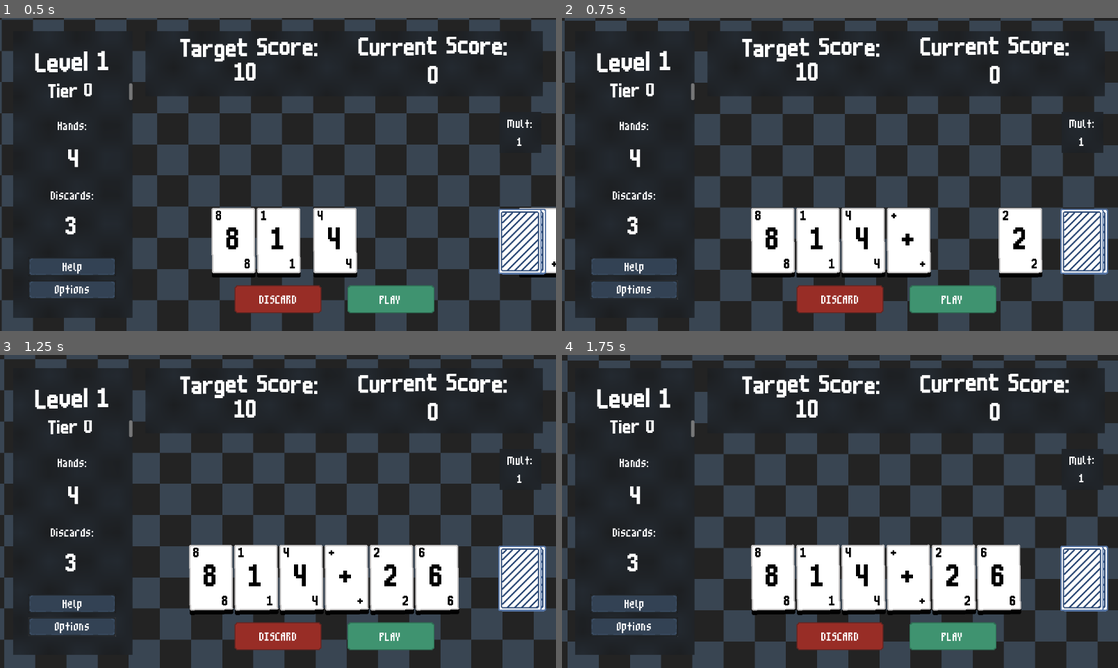
Above: before the commit, frames 1-4 (two rows, left to right).
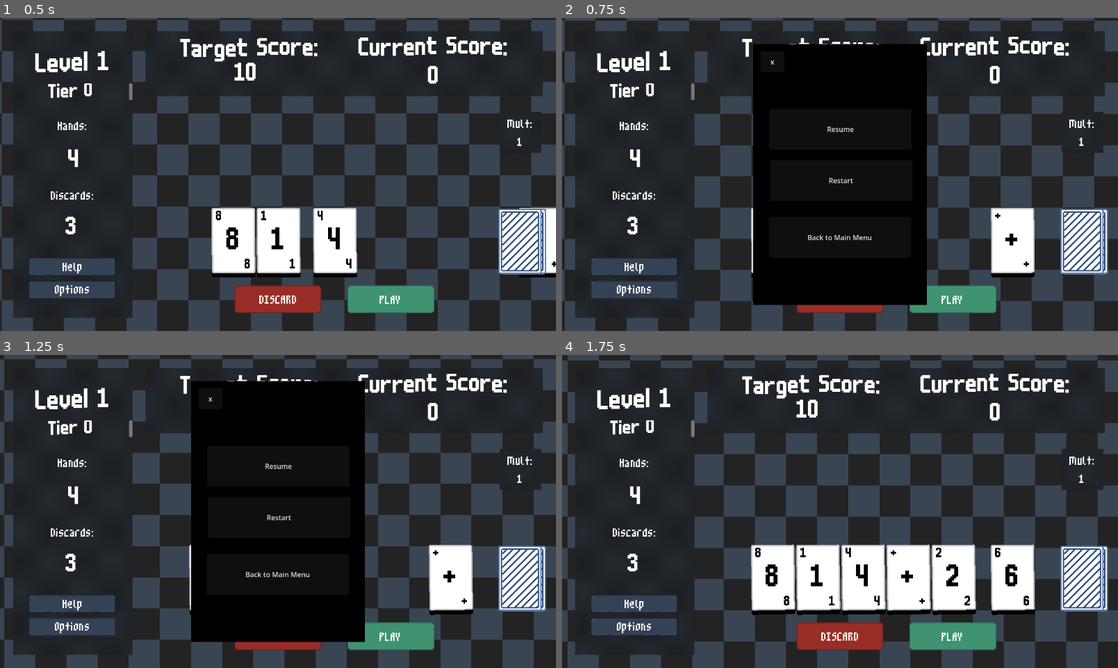
Above: after the commit, the same moments.

Repository: hd2802/stack-demon
Game: Godot game, scene res://_Scenes/LevelRunner/level_runner.tscn
Same seed, same stepped clock (60 frames per second), same inputs: the game is played once before the commit and once after it.
Inputs (mouse positions are in pixels of both pictures, inside the frame that each line leads up to):
- Up to frame 1 (0.5 s): no input
- Up to frame 2 (0.75 s): click (634, 290) at 0.5 s
- Up to frame 3 (1.25 s): no input
- Up to frame 4 (1.75 s): click (840, 467) at 1.25 s, where only the run after the commit has a clickable "Resume"

Frame 1 is identical in both runs. In frame 2, 23% of the frame differs, in the area x 8-96%, y 7-92%; in frame 3, 26%, in the area x 6-96%, y 6-92%; in frame 4, 2.1%.

Commit message:
feat: add option functionality

Diff:
--- /dev/null
+++ b/_Scenes/Options/options.tscn
@@ -0,0 +1,60 @@
+[gd_scene load_steps=2 format=3 uid="uid://3sl4bjc47fj6"]
+
+[ext_resource type="Script" uid="uid://cukuryythofha" path="res://_Scripts/Options/options.gd" id="1_8513e"]
+
+[node name="Options" type="Control"]
+process_mode = 3
+layout_mode = 3
+anchors_preset = 15
+anchor_right = 1.0
+anchor_bottom = 1.0
+grow_horizontal = 2
+grow_vertical = 2
+script = ExtResource("1_8513e")
+
+[node name="PlaceholderBackground" type="ColorRect" parent="."]
+layout_mode = 0
+offset_left = 440.0
+offset_top = 60.0
+offset_right = 840.0
+offset_bottom = 660.0
+color = Color(0, 0, 0, 1)
+
+[node name="Resume" type="Button" parent="."]
+layout_mode = 0
+offset_left = 477.0
+offset_top = 209.0
+offset_right = 805.0
+offset_bottom = 303.0
+text = "Resume"
+
+[node name="Restart" type="Button" parent="."]
+layout_mode = 0
+offset_left = 479.0
+offset_top = 327.0
+offset_right = 807.0
+offset_bottom = 421.0
+text = "Restart
+"
+
+[node name="MainMenu" type="Button" parent="."]
+layout_mode = 0
+offset_left = 476.0
+offset_top = 458.0
+offset_right = 804.0
+offset_bottom = 552.0
+text = "Back to Main Menu
+"
+
+[node name="CrossButton" type="Button" parent="."]
+layout_mode = 0
+offset_left = 457.0
+offset_top = 76.0
+offset_right = 512.0
+offset_bottom = 125.0
+text = "x"
+
+[connection signal="pressed" from="Resume" to="." method="_on_resume_pressed"]
+[connection signal="pressed" from="Restart" to="." method="_on_restart_pressed"]
+[connection signal="pressed" from="MainMenu" to="." method="_on_main_menu_pressed"]
+[connection signal="pressed" from="CrossButton" to="." method="_on_cross_button_pressed"]
--- a/_Scripts/Level/Level/level.gd
+++ b/_Scripts/Level/Level/level.gd
@@ -84,3 +84,15 @@
 		if child is Hint:
 			self.remove_child(child)
 			child.queue_free()
+
+
+func _on_options_button_pressed() -> void:
+	var options_scene = load("res://_Scenes/Options/options.tscn").instantiate()
+	self.add_child(options_scene)
+	options_scene.resume.connect(_close_options)
+
+func _close_options() -> void:
+	for child in get_children():
+		if child is Options:
+			self.remove_child(child)
+			child.queue_free()
--- /dev/null
+++ b/_Scripts/Options/options.gd
@@ -0,0 +1,25 @@
+extends Node
+class_name Options
+
+signal resume()
+
+func _ready() -> void:
+	get_tree().paused = true
+
+func _on_restart_pressed() -> void:
+	get_tree().paused = false
+	_GameManager.game_loop = true
+	get_tree().change_scene_to_file("res://_Scenes/LevelRunner/level_runner.tscn")
+
+func _on_resume_pressed() -> void:
+	get_tree().paused = false
+	resume.emit()
+
+func _on_cross_button_pressed() -> void:
+	get_tree().paused = false
+	resume.emit()
+
+func _on_main_menu_pressed() -> void:
+	get_tree().paused = false
+	_GameManager.game_loop = false
+	get_tree().change_scene_to_file("res://_Scenes/MainMenu/main_menu.tscn")
Not shown, added: _Scripts/Options/options.gd.uid
